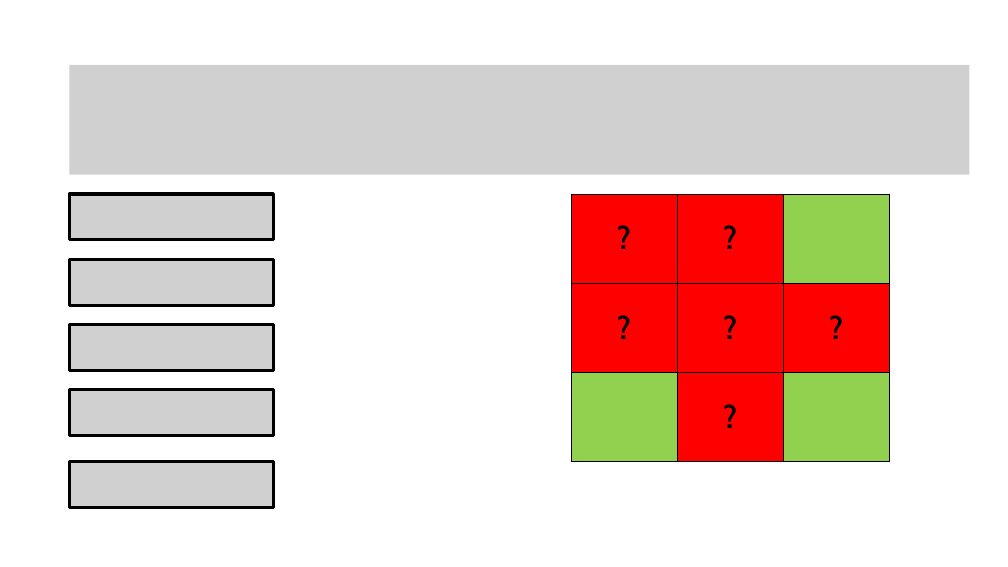
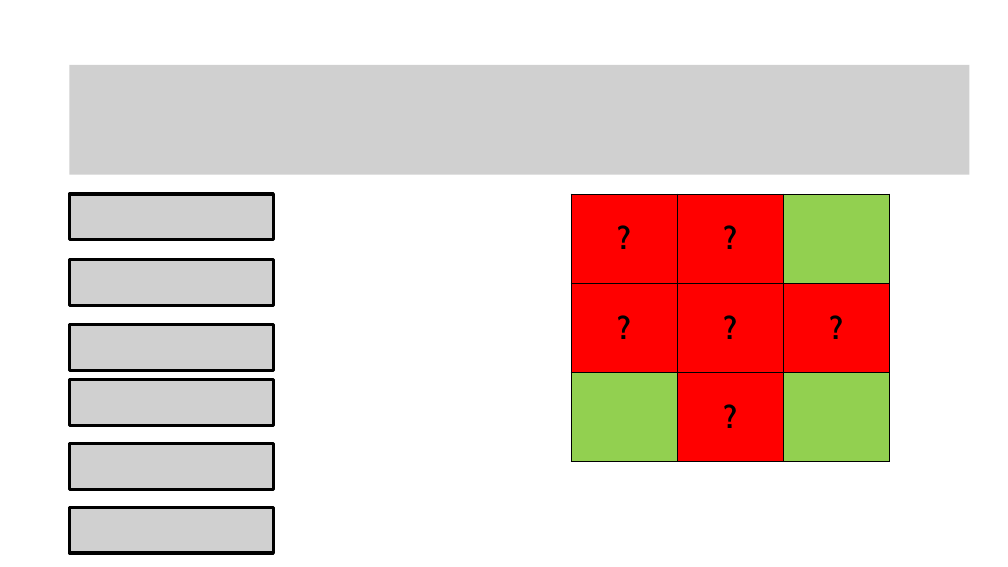
Before and after one commit to robitussin/CCRNFLRL_EXERCISES, a slide deck: slide 23 of exercise4/Exercise4.pptx. Drawn at 1008x567 pixels with LibreOffice and Linux fonts; fonts in the diff are those of the drawing; grey boxes stand for pictures. Boxes give left, top, right and bottom in pixels: in the first picture for what was removed or moved away, otherwise in the second. Text is boxed around its words. In the diff, an @@ line names an element or a change of style, - is before the commit and + after.

```diff
--- a/exercise4/Exercise4.pptx
+++ b/exercise4/Exercise4.pptx
@@ picture moved from (x1=70, y1=390, x2=274, y2=436) to (x1=70, y1=380, x2=274, y2=426) @@
@@ picture added at (x1=70, y1=444, x2=274, y2=490) @@
@@ picture removed at (x1=70, y1=462, x2=274, y2=508) @@
@@ picture added at (x1=70, y1=507, x2=274, y2=554) @@
```
Also in this commit, not shown: 2 other slides changed, 1 other file.
